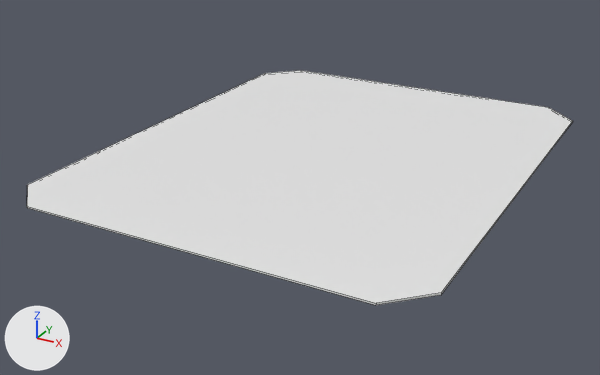
The FBX model Assets/Fbx/lobby_floor.fbx: old version first, new version second.
The view is the same before and after, from a camera (50 mm lens) standing at (31.4, -52.1, 26.6) and looking at (-1.4, 7.7, -3.3). The lights are fixed; the arrows at lower left show +X, +Y and +Z. Mesh edges are drawn as thin lines. Where no turn or scale is listed for an object, it has been applied to the vertices.

Before the edit, the objects in view are built like this:
```python
me_plane_024 = bpy.data.meshes.new('Plane.024')
me_plane_024.from_pydata(...)  # 24 vertices, 14 faces; spans x -17.6..17.6, y -31.7..11.7, z -0.3..-0.2
ob_lobby_floor = bpy.data.objects.new('lobby_floor', me_plane_024)
ob_lobby_floor.location = (0.0, 20.0, 0.0)
```
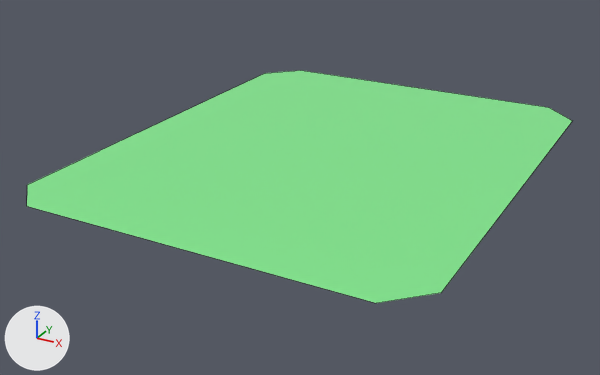
What the commit changed:
Material 'lobby_floor' (mat_lobby_floor) is new.
Its base color is (0.226, 0.8, 0.271) (green #83e78e).
me_plane_024 is used by ob_lobby_floor; location (0.0, 20.0, 0.0).
me_plane_024 had 24 vertices, 14 faces and spanned x -17.6..17.6, y -31.7..11.7, z -0.3..-0.2.
me_plane_024 now has 12 vertices, 1 face and spans x -17.6..17.6, y -31.7..11.7, z -0.2.
Part 1, on me_plane_024:
12 vertices are removed from x -17.6..17.6, y -31.7..11.7, z -0.3.
13 faces are deleted.
me_plane_024 part 2: 1 face spanning x -17.6..17.6, y -31.7..11.7, z -0.2 switches from no material to mat_lobby_floor (green #83e78e).
me_plane_024 now uses material mat_lobby_floor (green #83e78e).

Boxes (x1, y1, x2, y2) around the edits, measured in the pictures (600 x 375 px):
'lobby_floor', reshaped
    before: (27, 70, 573, 305)
    after: (27, 70, 572, 303)
part 1 of me_plane_024, deleted
    before: (27, 121, 573, 305)
part 2 of me_plane_024, recoloured (white to green)
    both: (27, 70, 572, 303)
